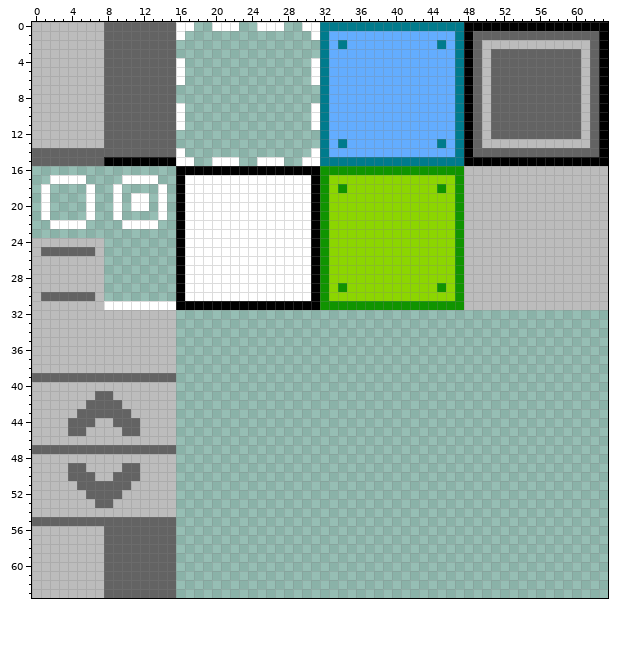
Two versions of one pixel-art sprite, res/textures/ui_elements.png. The picture above is the old version.
The file is 64x64 pixels.
And afterwards:
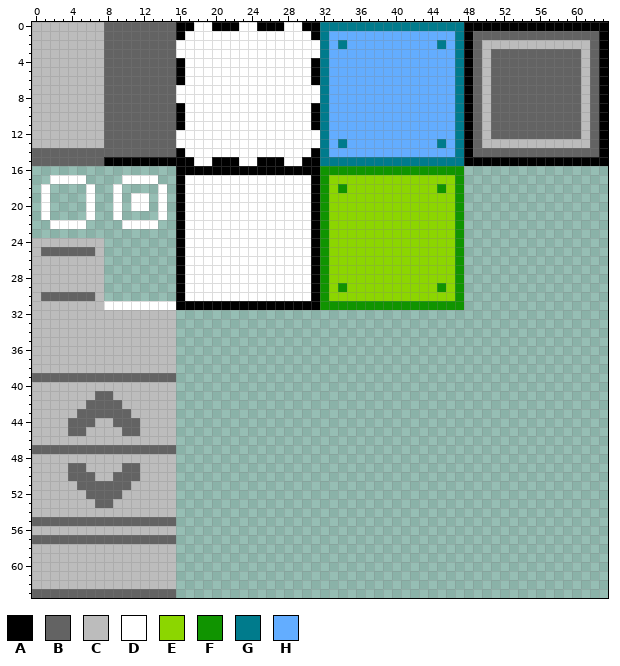
Palette (. is transparent): A #000000  B #636363  C #bcbcbc  D #ffffff  E #8cd600  F #109400  G #007b8c  H #63adff
From old to new:
{"y":0,"x":16,"old":"DD..DDD..DDD..DD","new":"AADDAAADDAAADDAA"}
{"y":1,"x":16,"old":"D..............D","new":"ADDDDDDDDDDDDDDA"}
{"y":2,"x":16,"old":"................","new":"DDDDDDDDDDDDDDDD"}
{"y":3,"x":16,"old":"................","new":"DDDDDDDDDDDDDDDD"}
{"y":4,"x":16,"old":"D..............D","new":"ADDDDDDDDDDDDDDA"}
{"y":5,"x":16,"old":"D..............D","new":"ADDDDDDDDDDDDDDA"}
{"y":6,"x":16,"old":"D..............D","new":"ADDDDDDDDDDDDDDA"}
{"y":7,"x":16,"old":"................","new":"DDDDDDDDDDDDDDDD"}
{"y":8,"x":16,"old":"................","new":"DDDDDDDDDDDDDDDD"}
{"y":9,"x":16,"old":"D..............D","new":"ADDDDDDDDDDDDDDA"}
{"y":10,"x":16,"old":"D..............D","new":"ADDDDDDDDDDDDDDA"}
{"y":11,"x":16,"old":"D..............D","new":"ADDDDDDDDDDDDDDA"}
{"y":12,"x":16,"old":"................","new":"DDDDDDDDDDDDDDDD"}
{"y":13,"x":16,"old":"................","new":"DDDDDDDDDDDDDDDD"}
{"y":14,"x":16,"old":"D..............D","new":"ADDDDDDDDDDDDDDA"}
{"y":15,"x":16,"old":"DD..DDD..DDD..DD","new":"AADDAAADDAAADDAA"}
{"y":16,"x":48,"old":"CCCCCCCCCCCCCCCC","new":"................"}
{"y":17,"x":48,"old":"CCCCCCCCCCCCCCCC","new":"................"}
{"y":18,"x":48,"old":"CCCCCCCCCCCCCCCC","new":"................"}
{"y":19,"x":48,"old":"CCCCCCCCCCCCCCCC","new":"................"}
{"y":20,"x":48,"old":"CCCCCCCCCCCCCCCC","new":"................"}
{"y":21,"x":48,"old":"CCCCCCCCCCCCCCCC","new":"................"}
{"y":22,"x":48,"old":"CCCCCCCCCCCCCCCC","new":"................"}
{"y":23,"x":48,"old":"CCCCCCCCCCCCCCCC","new":"................"}
{"y":24,"x":48,"old":"CCCCCCCCCCCCCCCC","new":"................"}
{"y":25,"x":48,"old":"CCCCCCCCCCCCCCCC","new":"................"}
{"y":26,"x":48,"old":"CCCCCCCCCCCCCCCC","new":"................"}
{"y":27,"x":48,"old":"CCCCCCCCCCCCCCCC","new":"................"}
{"y":28,"x":48,"old":"CCCCCCCCCCCCCCCC","new":"................"}
{"y":29,"x":48,"old":"CCCCCCCCCCCCCCCC","new":"................"}
{"y":30,"x":48,"old":"CCCCCCCCCCCCCCCC","new":"................"}
{"y":31,"x":48,"old":"CCCCCCCCCCCCCCCC","new":"................"}
{"y":56,"x":8,"old":"BBBBBBBB","new":"CCCCCCCC"}
{"y":57,"x":0,"old":"CCCCCCCC","new":"BBBBBBBB"}
{"y":58,"x":8,"old":"BBBBBBBB","new":"CCCCCCCC"}
{"y":59,"x":8,"old":"BBBBBBBB","new":"CCCCCCCC"}
{"y":60,"x":8,"old":"BBBBBBBB","new":"CCCCCCCC"}
{"y":61,"x":8,"old":"BBBBBBBB","new":"CCCCCCCC"}
{"y":62,"x":8,"old":"BBBBBBBB","new":"CCCCCCCC"}
{"y":63,"x":0,"old":"CCCCCCCC","new":"BBBBBBBB"}
